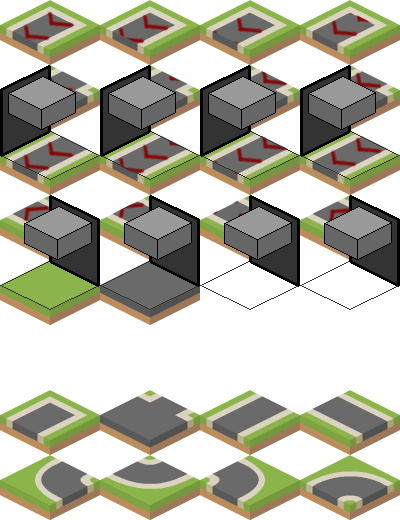
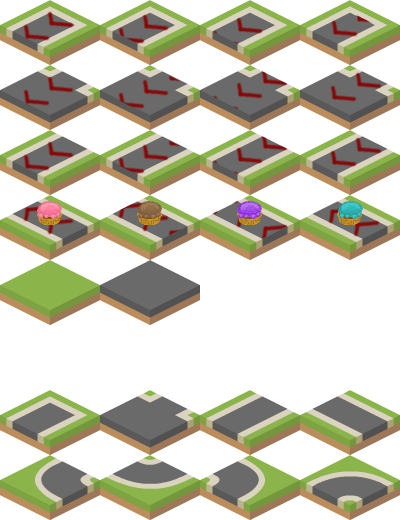
Layers edited between the first and the second 400 x 520 image:
added group "icecream_group" with 2 layers above "dispenser" over <box>35,200,364,226</box>
added layer "icecream" in group "icecream_group" over <box>36,200,364,220</box>
added layer "icecream_pot" in group "icecream_group" over <box>35,208,362,226</box>
renamed "dispenser #1" to "dispenser", hid it over <box>0,76,400,310</box>
hid "suport" over <box>0,65,400,287</box>
